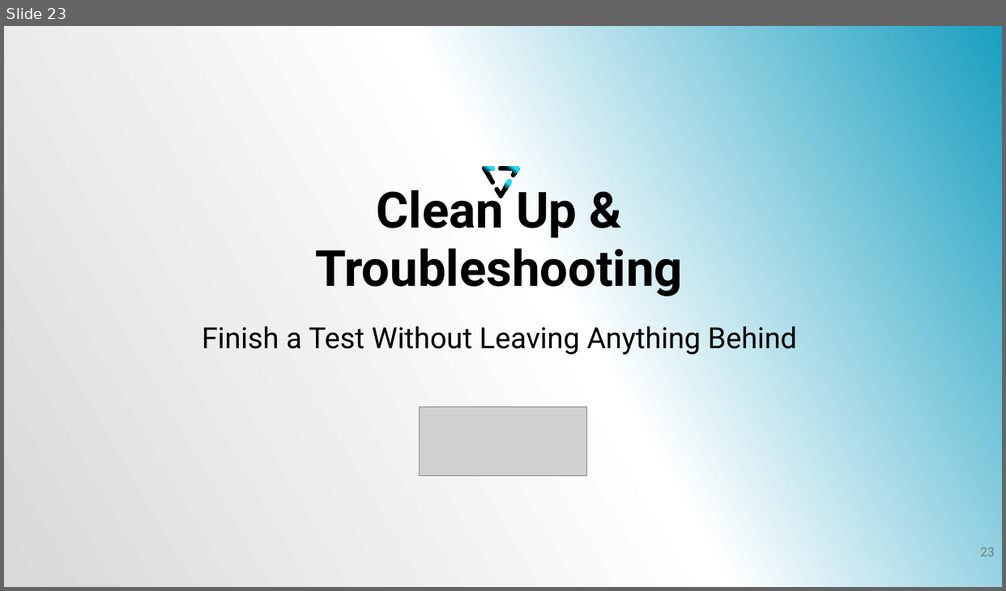
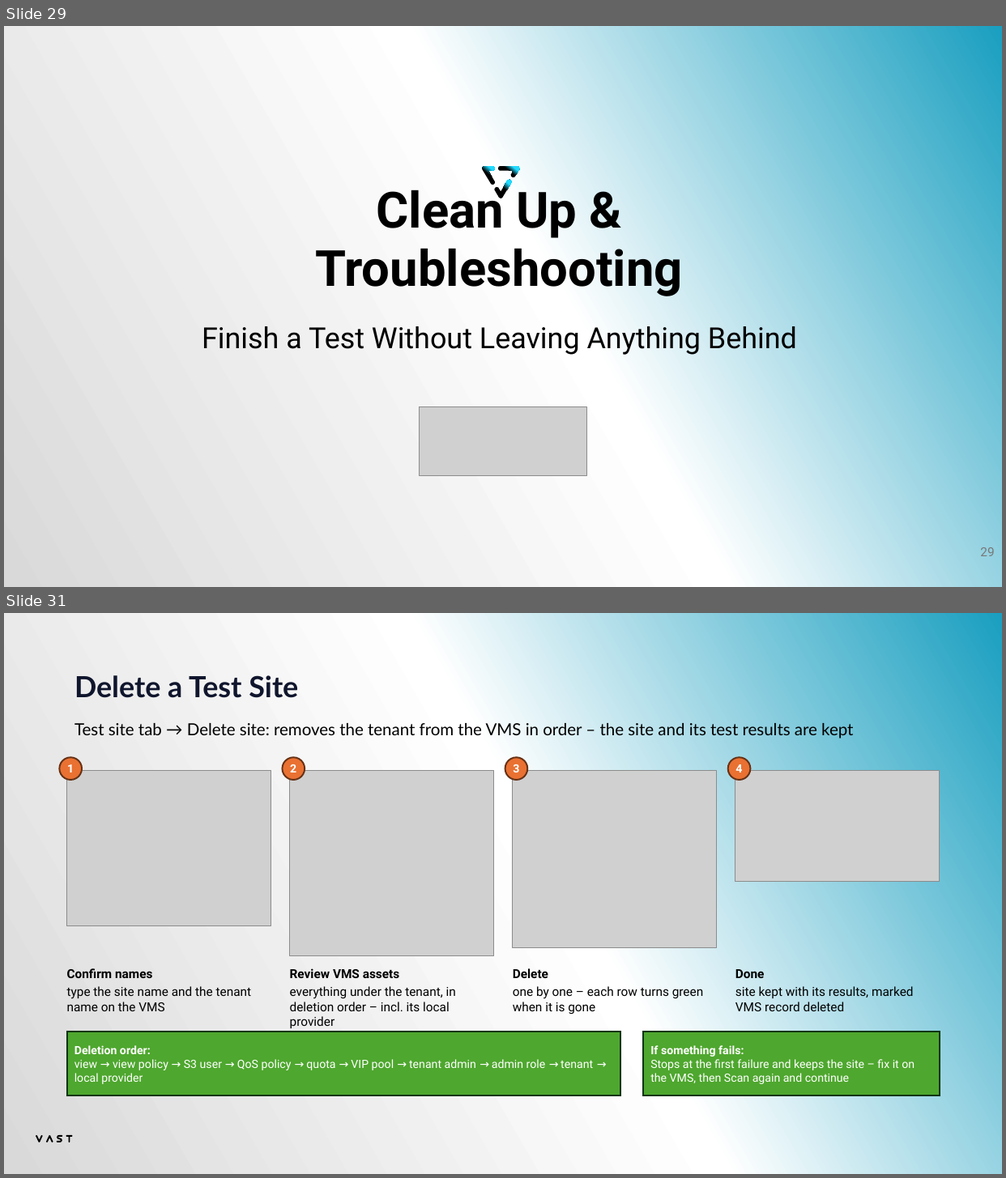
Before and after one commit to alexaung-staryskai/vast-test-automation, a slide deck: VAST Test Bench - Tester Manual.pptx. Shown one above the other, each under a label of ours: slide 23 before the commit, slides 29 and 31 after it; the slides between them are not shown. The pictures are 1006x591 and 1006x1178 pixels, drawn with LibreOffice and Linux fonts; fonts in the diff are those of the drawing; grey boxes stand for pictures; background and template pictures are left out. Boxes give left, top, right and bottom in pixels: in the first picture for what was removed or moved away, otherwise in the second. Text is boxed around its words. In the diff, an @@ line names an element or a change of style, - is before the commit and + after.

```diff
--- a/VAST Test Bench - Tester Manual.pptx
+++ b/VAST Test Bench - Tester Manual.pptx
@@ slide 31 added at bbox=[4, 613, 1002, 1174], background gradient #1A9FC0 to #FFFFFF to #D9D9D9 @@
@@ text added at bbox=[74, 675, 298, 698], 28 pt, text gradient #10162D to #1FD9FE, bold @@
+Delete a Test Site
@@ text added at bbox=[74, 723, 853, 739], 16 pt, text #000000 @@
+Test site tab → Delete site: removes the tenant from the VMS in order – the site and its test results are kept
@@ ellipse added at bbox=[59, 757, 82, 780], fill #E97132, outline #663216 1.5 pt, 11 pt, text #FFFFFF, bold @@
+1
@@ ellipse added at bbox=[283, 757, 305, 780], fill #E97132, outline #663216 1.5 pt, 11 pt, text #FFFFFF, bold @@
+2
@@ ellipse added at bbox=[505, 757, 528, 780], fill #E97132, outline #663216 1.5 pt, 11 pt, text #FFFFFF, bold @@
+3
@@ ellipse added at bbox=[728, 757, 750, 780], fill #E97132, outline #663216 1.5 pt, 11 pt, text #FFFFFF, bold @@
+4
@@ picture added at bbox=[67, 770, 271, 926] @@
@@ picture added at bbox=[290, 770, 494, 956] @@
@@ picture added at bbox=[513, 770, 717, 948] @@
@@ picture added at bbox=[735, 770, 940, 881] @@
@@ text added at bbox=[67, 969, 252, 1012], 12 pt, text #000000 @@
+Confirm names
+type the site name and the tenant name on the VMS
@@ text added at bbox=[290, 969, 456, 1029], 12 pt, text #000000 @@
+Review VMS assets
+everything under the tenant, in deletion order – incl. its local provider
@@ text added at bbox=[513, 969, 704, 1015], 12 pt, text #000000 @@
+Delete
+one by one – each row turns green when it is gone
@@ text added at bbox=[735, 969, 914, 1012], 12 pt, text #000000 @@
+Done
+site kept with its results, marked VMS record deleted
@@ rectangle added at bbox=[67, 1033, 621, 1096], fill #4EA72E, outline #0D3612 1.5 pt, 11 pt, text #FFFFFF @@
+Deletion order:
+view → view policy → S3 user → QoS policy → quota → VIP pool → tenant admin → admin role → tenant → local provider
@@ rectangle added at bbox=[643, 1033, 940, 1096], fill #4EA72E, outline #0D3612 1.5 pt, 11 pt, text #FFFFFF @@
+If something fails:
+Stops at the first failure and keeps the site – fix it on the VMS, then Scan again and continue
@@ group added at bbox=[36, 1135, 73, 1143]: 4 freeform shapes @@
@@ what was slide 23 is now slide 29 @@
@@ page number at bbox=[980, 548, 994, 557]: text changed @@
-23
+29
```
Also in this commit, not shown: 8 slides changed, 9 other slides added, 21 other files.
